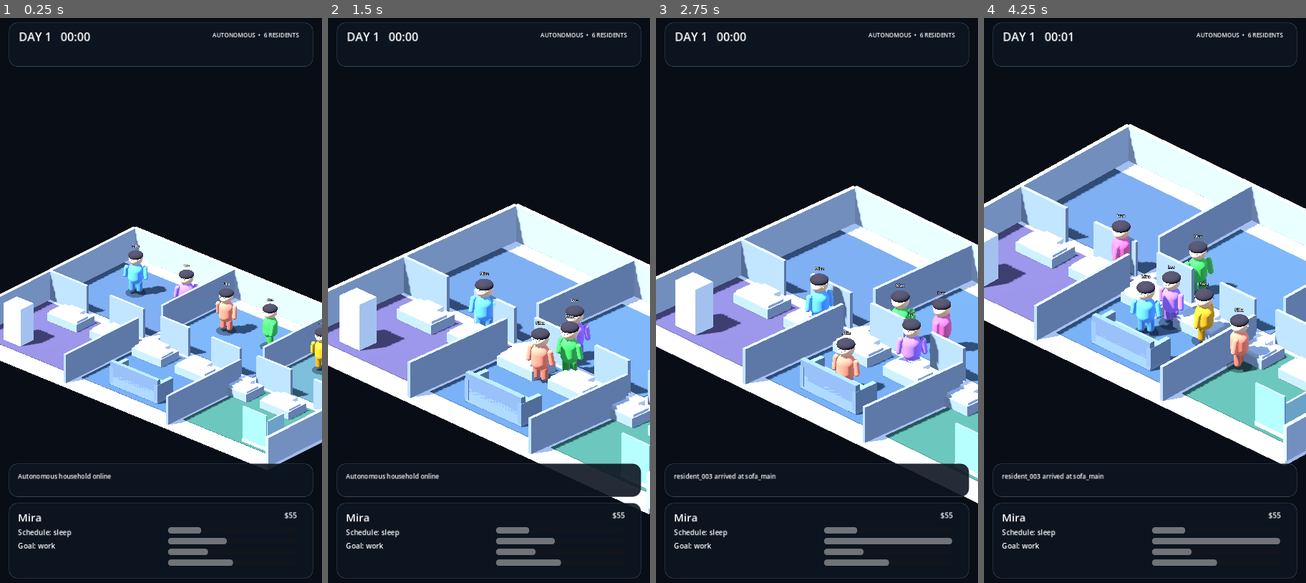
Above: before the commit, frames 1-4 (left to right).
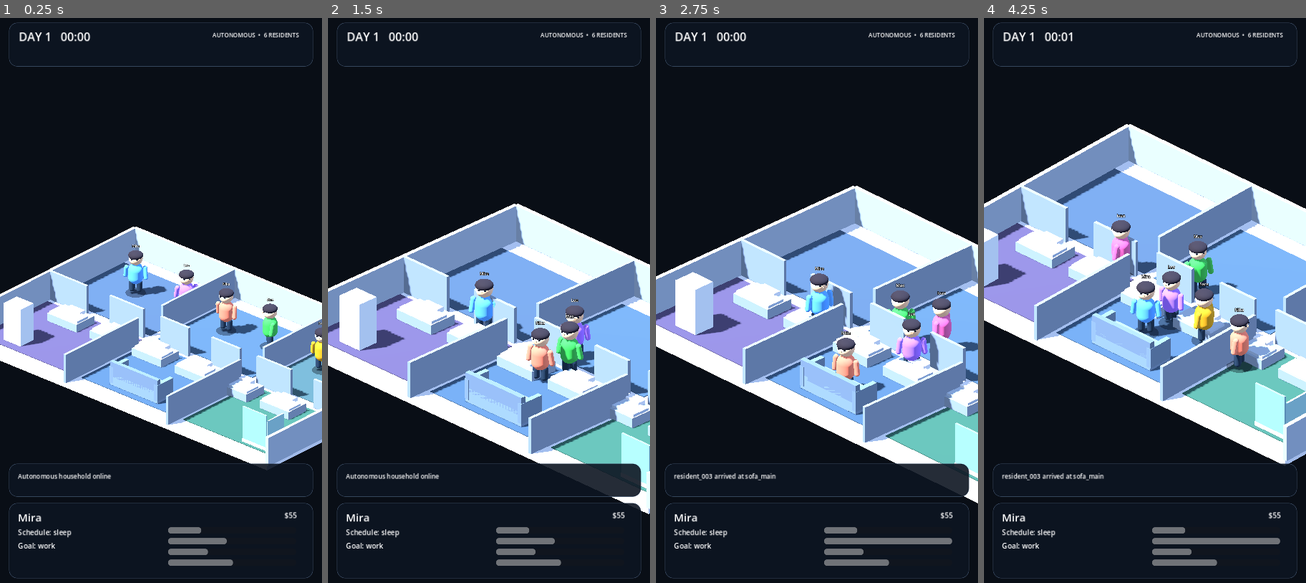
Above: after the commit, the same moments.

Repository: motomotoo2001-maker/lifebox-live
Game: Godot game, scene res://scenes/debug/visual_showcase.tscn
Two runs of this game, one before a commit and one after it. Both use one fixed random seed, a clock stepped at 60 frames per second and the inputs below. The project has no main scene, so this scene is started directly.
Inputs:
- Up to frame 1 (0.25 s): no input
- Up to frame 2 (1.5 s): no input
- Up to frame 3 (2.75 s): no input
- Up to frame 4 (4.25 s): no input

The runs differ from the first frame. In frame 1, 0.2% of the frame differs, in the area x 40-100%, y 42-62%; in frame 2, 0.2%; in frame 3, less than 0.1%; in frame 4, 0.3%, in the area x 39-83%, y 37-62%.

Commit message:
feat: add deterministic resident visual profiles

Diff:
--- a/scripts/presentation/characters/resident_actor_3d.gd
+++ b/scripts/presentation/characters/resident_actor_3d.gd
@@ -19,6 +19,8 @@
 @onready var arm_right: MeshInstance3D = $Visuals/ArmRight
 @onready var hair_mesh: MeshInstance3D = $Visuals/Hair
 @onready var nose_mesh: MeshInstance3D = $Visuals/Nose
+@onready var eye_left: MeshInstance3D = $Visuals/EyeLeft
+@onready var eye_right: MeshInstance3D = $Visuals/EyeRight
 
 var _character_id: StringName = &""
 var _pending_target: Vector3 = Vector3.ZERO
@@ -27,6 +29,7 @@
 var _target_applied: bool = false
 var _display_name: String = "Resident"
 var _visual_time: float = 0.0
+var _visual_profile_index: int = 0
 
 func _ready() -> void:
 	navigation_agent.velocity_computed.connect(_on_velocity_computed)
@@ -48,6 +51,11 @@
 func set_visual_color(value: Color) -> void:
 	resident_color = value
 	_apply_visual_style()
+
+func set_visual_profile(profile_index: int) -> void:
+	_visual_profile_index = maxi(profile_index, 0)
+	_apply_visual_style()
+	_apply_visual_profile()
 
 func set_movement_target(target: Vector3, arrival_radius: float) -> void:
 	if not _is_finite_vector(target):
@@ -162,7 +170,38 @@
 	if is_instance_valid(nose_mesh):
 		nose_mesh.material_override = _material(Color("dfa982"), 0.78)
 	if is_instance_valid(hair_mesh):
-		hair_mesh.material_override = _material(Color("2b2630"), 0.86)
+		var hair_colors: Array[Color] = [
+			Color("2b2630"),
+			Color("4b3328"),
+			Color("1d2430"),
+			Color("6b4a32"),
+			Color("342b3a"),
+			Color("302a24"),
+		]
+		hair_mesh.material_override = _material(
+			hair_colors[_visual_profile_index % hair_colors.size()],
+			0.86
+		)
+
+	var trouser_colors: Array[Color] = [
+		Color("24364a"),
+		Color("403954"),
+		Color("4a332f"),
+		Color("233f35"),
+		Color("51411e"),
+		Color("462f46"),
+	]
+	var trouser_color: Color = trouser_colors[
+		_visual_profile_index % trouser_colors.size()
+	]
+	for mesh in [leg_left, leg_right]:
+		if is_instance_valid(mesh):
+			mesh.material_override = _material(trouser_color, 0.9)
+
+	var eye_material := _material(Color("151922"), 0.45)
+	for eye in [eye_left, eye_right]:
+		if is_instance_valid(eye):
+			eye.material_override = eye_material
 
 	if is_instance_valid(shadow_mesh):
 		var shadow_material := _material(Color(0.02, 0.03, 0.05, 0.34), 1.0)
@@ -172,6 +211,41 @@
 
 	if is_instance_valid(name_label):
 		name_label.modulate = Color.WHITE
+
+func _apply_visual_profile() -> void:
+	if not is_instance_valid(visuals):
+		return
+
+	var variant := _visual_profile_index % 6
+	var body_scales: Array[Vector3] = [
+		Vector3(1.0, 1.0, 1.0),
+		Vector3(0.94, 1.04, 0.94),
+		Vector3(1.05, 0.97, 1.05),
+		Vector3(0.98, 1.06, 0.98),
+		Vector3(1.03, 1.0, 0.97),
+		Vector3(0.96, 0.99, 1.04),
+	]
+	var hair_scales: Array[Vector3] = [
+		Vector3(1.02, 0.55, 1.02),
+		Vector3(1.08, 0.42, 1.02),
+		Vector3(0.94, 0.68, 1.0),
+		Vector3(1.12, 0.5, 0.92),
+		Vector3(0.9, 0.72, 1.05),
+		Vector3(1.06, 0.6, 1.08),
+	]
+	var hair_heights: Array[float] = [1.68, 1.65, 1.72, 1.67, 1.74, 1.7]
+
+	if is_instance_valid(body_mesh):
+		body_mesh.scale = body_scales[variant]
+	if is_instance_valid(hair_mesh):
+		hair_mesh.scale = hair_scales[variant]
+		hair_mesh.position.y = hair_heights[variant]
+
+	var stance_offsets: Array[float] = [0.15, 0.14, 0.16, 0.145, 0.155, 0.14]
+	if is_instance_valid(leg_left):
+		leg_left.position.x = -stance_offsets[variant]
+	if is_instance_valid(leg_right):
+		leg_right.position.x = stance_offsets[variant]
 
 func _refresh_name_label() -> void:
 	if is_instance_valid(name_label):
